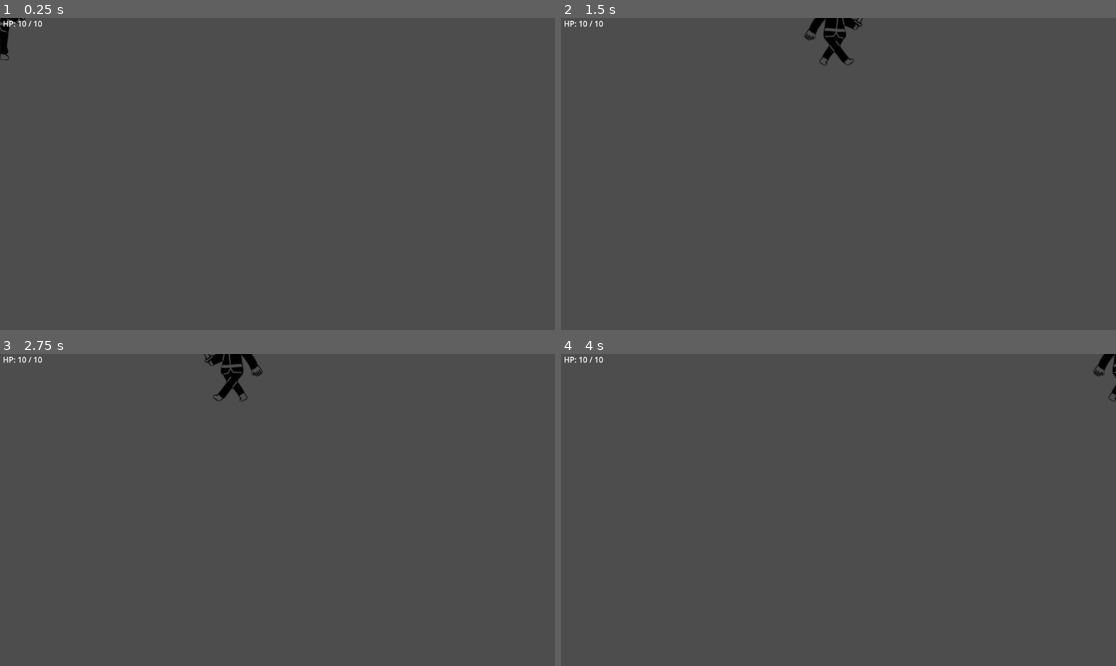
Above: before the commit, frames 1-4 (two rows, left to right).
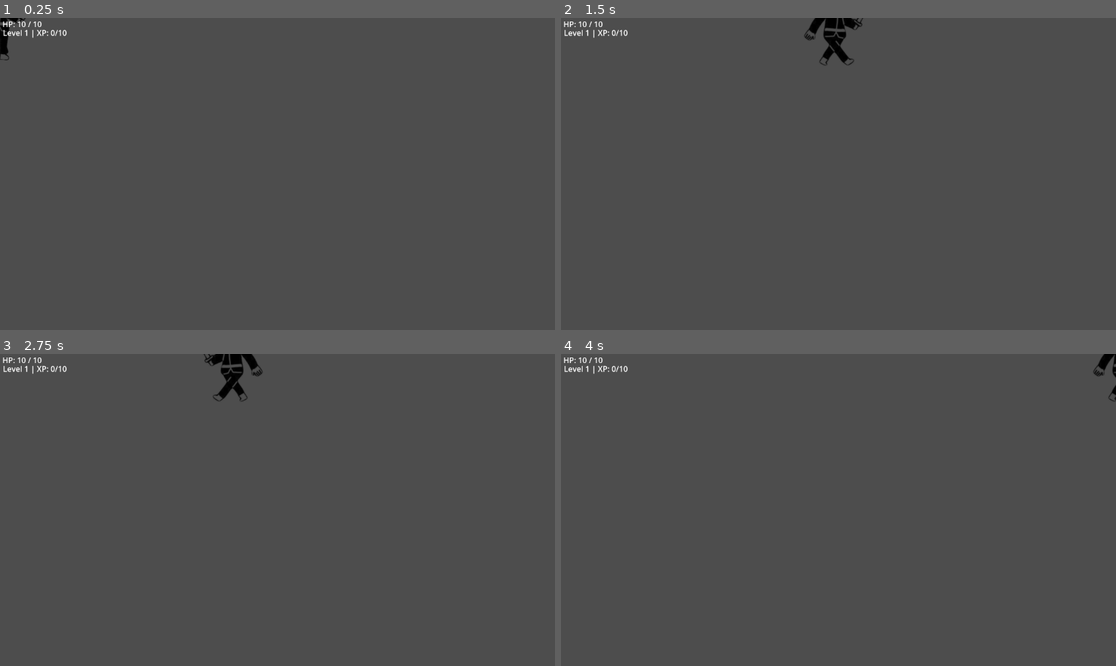
Above: after the commit, the same moments.

Repository: Mr-Vitor/gdJam-survival-shooter-cordel
Game: Godot game, scene res://scenes/world.tscn
Two runs of this game, one before a commit and one after it. Both use one fixed random seed, a clock stepped at 60 frames per second and the inputs below. This scene is started directly instead of the project's main scene.
Inputs:
- Up to frame 1 (0.25 s): no input
- Up to frame 2 (1.5 s): tap Enter (ui_accept) at 0.5, 0.77 s; hold D (right) from 0.53 s (still down)
- Up to frame 3 (2.75 s): tap Enter (ui_accept) at 1.52 s; release D (right) at 2.03 s; hold A (left) from 2.03 s (still down)
- Up to frame 4 (4 s): release A (left) at 2.78 s; hold D (right) from 2.78 s (still down); tap Enter (ui_accept) at 3.02, 3.77 s

The runs differ from the first frame. In frame 1, 0.2% of the frame differs, in the area x 0-13%, y 0-7%; in frame 2, 0.2%; in frame 3, 0.2%; in frame 4, 0.2%.

Commit message:
Level System adicionado

Diff:
--- a/projeto-gd-jam/project.godot
+++ b/projeto-gd-jam/project.godot
@@ -47,6 +47,11 @@
 "events": [Object(InputEventKey,"resource_local_to_scene":false,"resource_name":"","device":-1,"window_id":0,"alt_press …(192 unchanged characters)…
 ]
 }
+debug_xp={
+"deadzone": 0.2,
+"events": [Object(InputEventKey,"resource_local_to_scene":false,"resource_name":"","device":-1,"window_id":0,"alt_pressed":false,"shift_pressed":false,"ctrl_pressed":false,"meta_pressed":false,"pressed":false,"keycode":0,"physical_keycode":73,"key_label":0,"unicode":105,"location":0,"echo":false,"script":null)
+]
+}
 
 [physics]
 
--- a/projeto-gd-jam/scenes/components/hud.tscn
+++ b/projeto-gd-jam/scenes/components/hud.tscn
@@ -1,13 +1,22 @@
 [gd_scene format=3 uid="uid://clfddudkea171"]
 
-[ext_resource type="Script" uid="uid://de60pgy7lvlsl" path="res://scripts/resources/life_bar.gd" id="1_y7dsf"]
+[ext_resource type="Script" uid="uid://de60pgy7lvlsl" path="res://scripts/resources/hud.gd" id="1_y7dsf"]
 
 [node name="HUD" type="CanvasLayer" unique_id=1799156450]
 script = ExtResource("1_y7dsf")
 
 [node name="LifeBar" type="Label" parent="." unique_id=2124880860]
-offset_left = 6.0
-offset_right = 46.0
-offset_bottom = 23.0
+offset_left = 5.0
+offset_top = 1.0
+offset_right = 45.0
+offset_bottom = 24.0
 horizontal_alignment = 1
 vertical_alignment = 1
+
+[node name="XpBar" type="Label" parent="." unique_id=675984022]
+offset_left = 6.0
+offset_top = 19.0
+offset_right = 46.0
+offset_bottom = 42.0
+horizontal_alignment = 1
+vertical_alignment = 1
--- /dev/null
+++ b/projeto-gd-jam/scenes/components/level_system.tscn
@@ -0,0 +1,6 @@
+[gd_scene format=3 uid="uid://bya8yooni4fj"]
+
+[ext_resource type="Script" uid="uid://dmg2b6g3m3xsg" path="res://scripts/resources/level_system.gd" id="1_gcmsj"]
+
+[node name="Level_System" type="Node" unique_id=433871950]
+script = ExtResource("1_gcmsj")
--- a/projeto-gd-jam/scenes/player.tscn
+++ b/projeto-gd-jam/scenes/player.tscn
@@ -4,6 +4,7 @@
 [ext_resource type="Texture2D" uid="uid://mmtvq02mmx52" path="res://resources/player_moving.png" id="2_qhqgy"]
 [ext_resource type="Texture2D" uid="uid://blvm8j5lbvq1l" path="res://resources/player_stop.png" id="3_dqkch"]
 [ext_resource type="Script" uid="uid://cn7g5ve7u2ekf" path="res://scripts/resources/health.gd" id="4_dqkch"]
+[ext_resource type="Script" uid="uid://dmg2b6g3m3xsg" path="res://scripts/resources/level_system.gd" id="5_qlg0r"]
 
 [sub_resource type="RectangleShape2D" id="RectangleShape2D_qlg0r"]
 size = Vector2(148, 227)
@@ -59,3 +60,7 @@
 [node name="Health" type="Node" parent="." unique_id=522763068]
 script = ExtResource("4_dqkch")
 metadata/_custom_type_script = "uid://cn7g5ve7u2ekf"
+
+[node name="Level_System" type="Node" parent="." unique_id=787713857]
+script = ExtResource("5_qlg0r")
+metadata/_custom_type_script = "uid://dmg2b6g3m3xsg"
--- a/projeto-gd-jam/scripts/player.gd
+++ b/projeto-gd-jam/scripts/player.gd
@@ -4,6 +4,7 @@
 
 @onready var anim = $AnimatedSprite2D
 @onready var health: Health = $Health
+@onready var xp = $Level_System
 
 func _ready():
 	add_to_group("player")
@@ -11,6 +12,9 @@
 	health.damaged.connect(_on_damaged)
 	health.died.connect(_on_died)
 	health.healed.connect(_on_healed)
+
+	xp.xp_gained.connect(_on_xp_gained)
+	xp.level_up.connect(_on_level_up)
 
 func _on_damaged(amount: int, from: Node):
 	print("Tomou dano:", amount)
@@ -27,6 +31,12 @@
 func _on_healed(amount: int):
 	print("Curou:", amount)
 
+func _on_xp_gained(amount: int):
+	print("Ganhou XP: ", amount)
+
+func _on_level_up(level:int):
+	print("Subiu de Nível!!! \nNivel atual: ", level)
+
 func _process(delta):
 
 	# Funções de debug
@@ -35,6 +45,9 @@
 
 	if Input.is_action_just_pressed("debug_heal"):
 		health.heal(1)
+
+	if Input.is_action_just_pressed("debug_xp"):
+		xp.add_xp(5)
 
 func _physics_process(_delta):
 	var direction = Vector2(
--- /dev/null
+++ b/projeto-gd-jam/scripts/resources/hud.gd
@@ -0,0 +1,52 @@
+extends CanvasLayer
+
+@onready var life_label = $LifeBar
+@onready var xp_label = $XpBar
+
+var health
+var xp_system
+
+func _ready():
+	await get_tree().process_frame
+
+	var player = get_tree().get_first_node_in_group("player")
+
+	if player == null:
+		push_error("Player NÃO encontrado!")
+		return
+
+	# VIDA
+	health = player.get_node_or_null("Health")
+
+	if health != null:
+		health.damaged.connect(_update_life)
+		health.healed.connect(_update_life)
+		health.died.connect(_update_life)
+
+
+	# XP
+	xp_system = player.get_node_or_null("Level_System")
+
+	if xp_system != null:
+		xp_system.xp_gained.connect(_update_xp)
+		xp_system.level_up.connect(_update_xp)
+
+	_update_life()
+	_update_xp()
+
+# -----
+# VIDA
+# -----
+func _update_life(_a = null, _b = null):
+	life_label.text = "HP: %d / %d" % [health.hp, health.max_hp]
+
+
+# -----
+# XP
+# -----
+func _update_xp(_a = null):
+	xp_label.text = "Level %d | XP: %d/%d" % [
+		xp_system.level,
+		xp_system.xp,
+		xp_system.xp_to_next_level
+	]
--- /dev/null
+++ b/projeto-gd-jam/scripts/resources/level_system.gd
@@ -0,0 +1,25 @@
+extends Node
+class_name Level_System
+
+signal xp_gained(amount: int)
+signal level_up(new_level: int)
+
+@export var level: int = 1
+@export var xp: int = 0
+@export var xp_to_next_level: int = 10
+
+func add_xp(amount: int):
+	if amount <= 0:
+		return
+
+	xp += amount
+
+	while xp >= xp_to_next_level:
+		xp -= xp_to_next_level
+		level += 1
+		emit_signal("level_up", level)
+
+		# aumento de XP progressivo
+		xp_to_next_level = int(xp_to_next_level * 1.5)
+
+	emit_signal("xp_gained", amount)
--- a/projeto-gd-jam/scripts/resources/life_bar.gd
+++ /dev/null
@@ -1,31 +0,0 @@
-extends CanvasLayer
-
-@onready var label = $LifeBar
-var health
-
-func _ready():
-	await get_tree().process_frame
-
-	var player = get_tree().get_first_node_in_group("player")
-	print("PLAYER:", player)
-
-	if player == null:
-		push_error("Player NÃO encontrado!")
-		return
-
-	health = player.get_node_or_null("Health")
-	print("HEALTH:", health)
-
-	if health == null:
-		push_error("Health NÃO encontrado!")
-		return
-
-	# conecta sinais
-	health.damaged.connect(_update)
-	health.healed.connect(_update)
-	health.died.connect(_update)
-
-	_update()
-
-func _update(_a = null, _b = null):
-	label.text = "HP: %d / %d" % [health.hp, health.max_hp]
Renamed: projeto-gd-jam/scripts/resources/life_bar.gd.uid -> projeto-gd-jam/scripts/resources/hud.gd.uid
Not shown, added: projeto-gd-jam/scripts/resources/level_system.gd.uid
